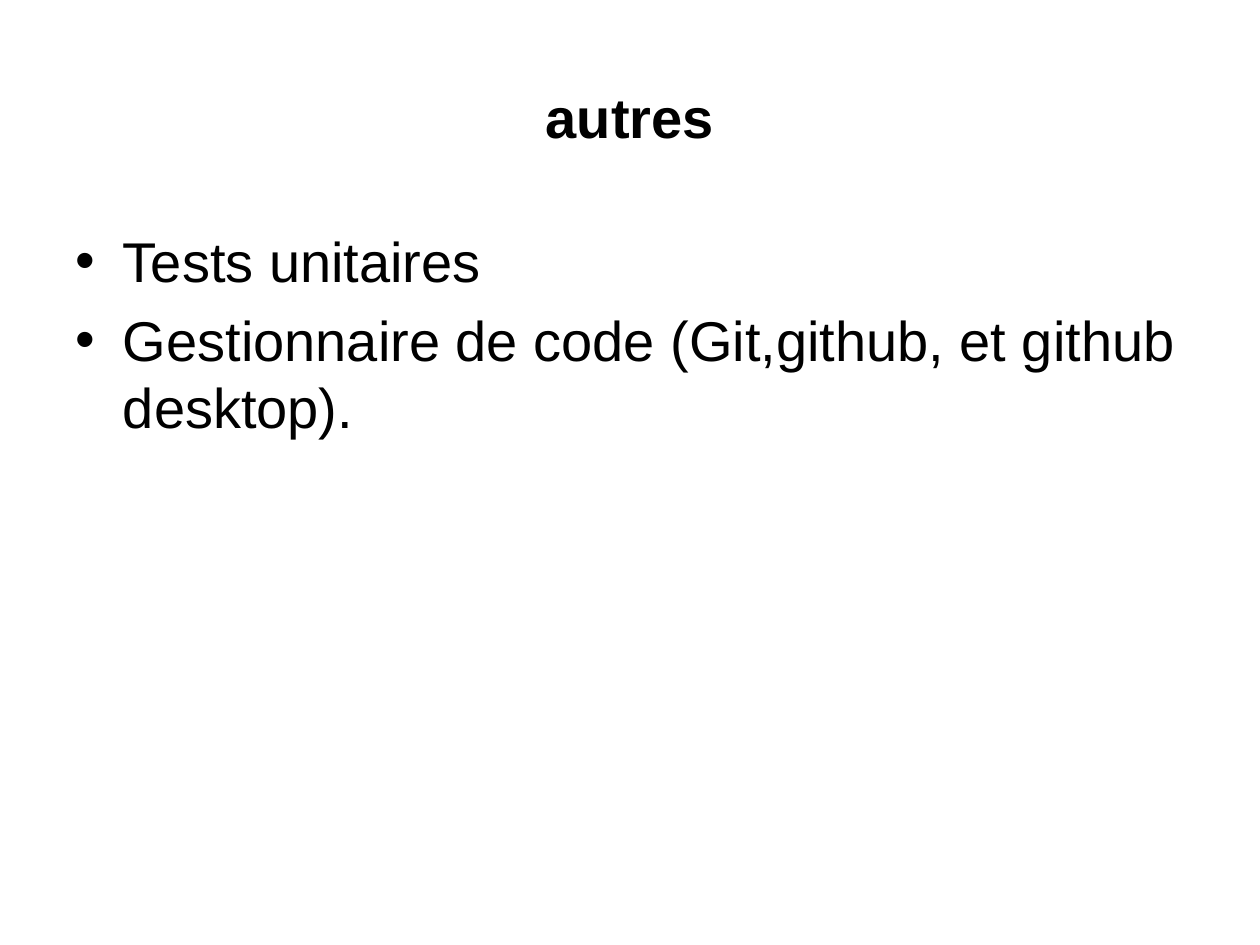
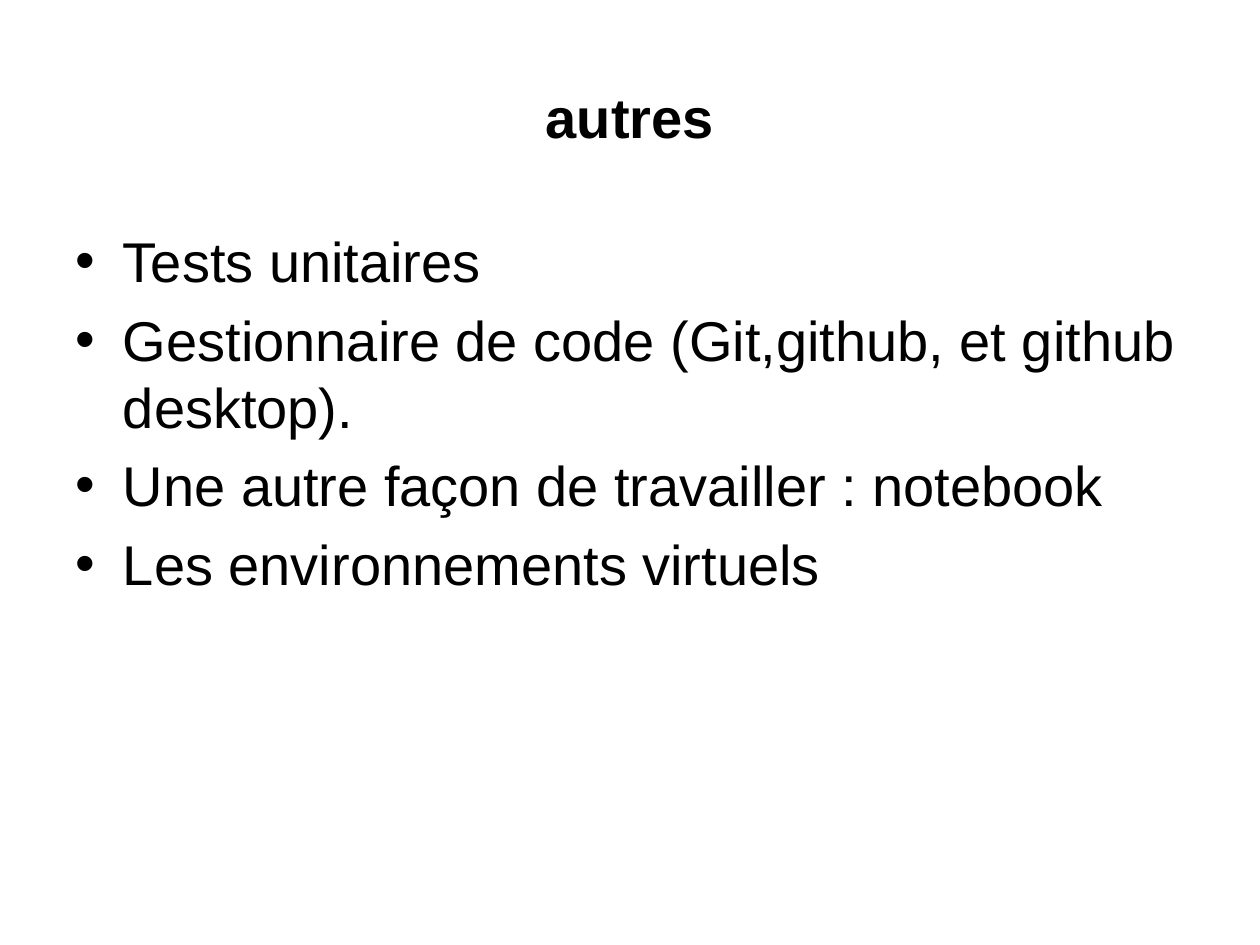
Before and after one commit to loicmidy/formation-python, a slide deck: slide 53 of formation python.pptx (slide 33 before the commit). Drawn at 1260x945 pixels with LibreOffice and Linux fonts; fonts in the diff are those of the drawing. Boxes give left, top, right and bottom in pixels: in the first picture for what was removed or moved away, otherwise in the second. Text is boxed around its words. In the diff, an @@ line names an element or a change of style, - is before the commit and + after.

```diff
--- a/formation python.pptx
+++ b/formation python.pptx
@@ text at (123, 465, 1103, 586): paragraphs added @@
+• Une autre façon de travailler : notebook
+• Les environnements virtuels
```
Also in this commit, not shown: 3 other slides changed, 21 slides added, 1 slide removed, 16 other files.
